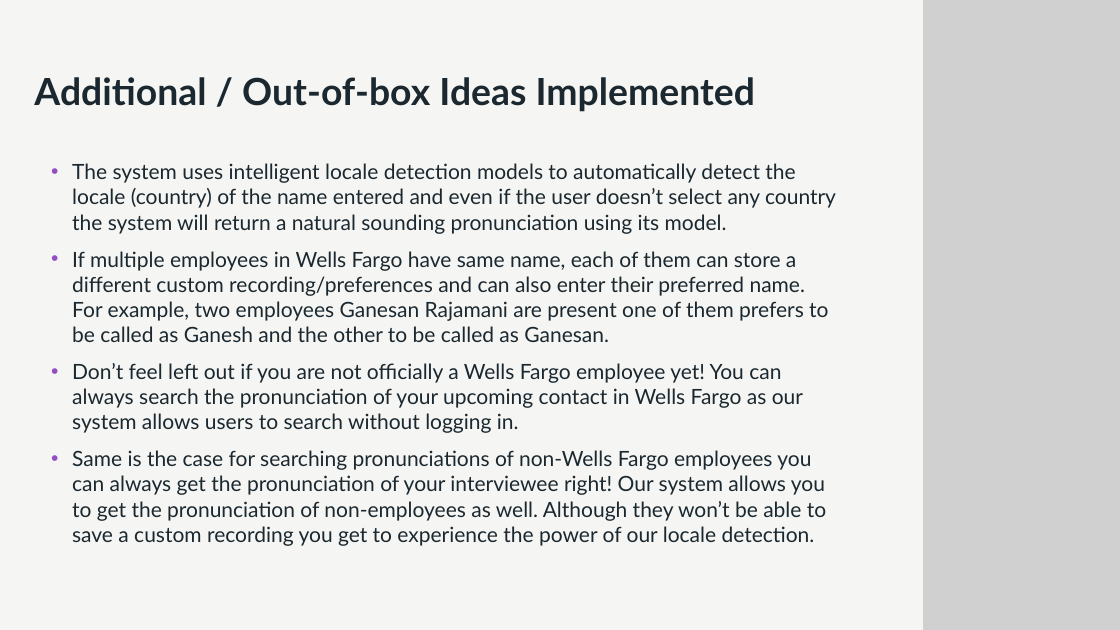
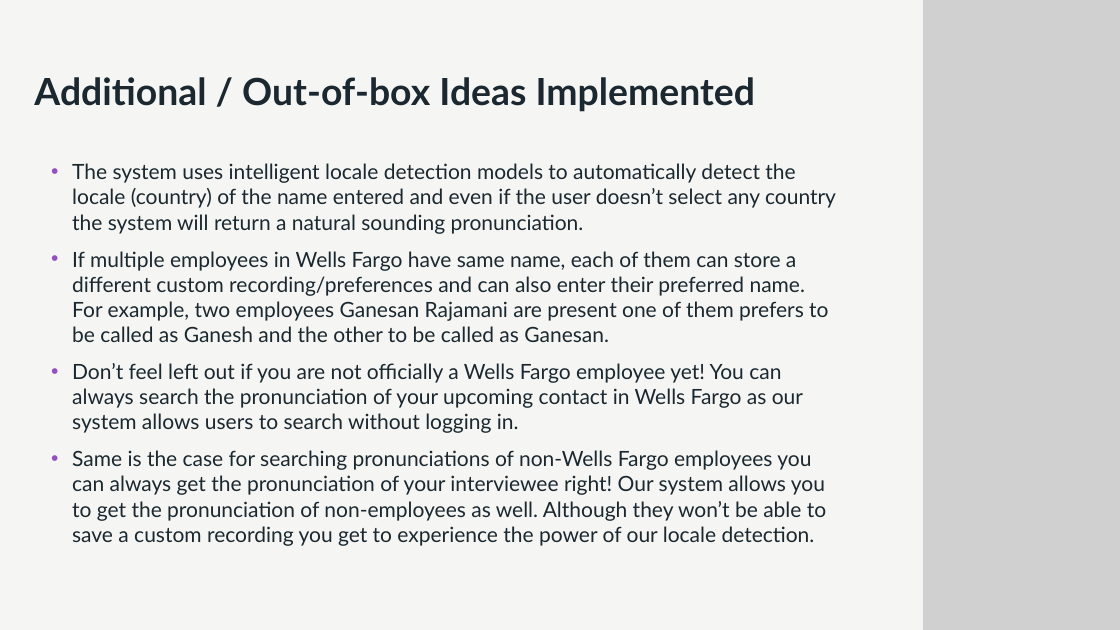
Before and after one commit to theakshaydas/Name-Pronunciation-Tool, a slide deck: slide 3 of Documentation/Presentation Deck.pptx. Drawn at 1120x630 pixels with LibreOffice and Linux fonts; fonts in the diff are those of the drawing; grey boxes stand for pictures; background and template pictures are left out. Boxes give left, top, right and bottom in pixels: in the first picture for what was removed or moved away, otherwise in the second. Text is boxed around its words. In the diff, an @@ line names an element or a change of style, - is before the commit and + after.

```diff
--- a/Documentation/Presentation Deck.pptx
+++ b/Documentation/Presentation Deck.pptx
@@ text at (x1=72, y1=163, x2=836, y2=234): text changed @@
-• The system uses intelligent locale detection models to automatically detect the locale (country) of the name entered and even if the user doesn’t select any country the system will return a natural sounding pronunciation using its model.
+• The system uses intelligent locale detection models to automatically detect the locale (country) of the name entered and even if the user doesn’t select any country the system will return a natural sounding pronunciation.
```
Also in this commit, not shown: 1 other slide changed, 1 slide added, 6 other files.
